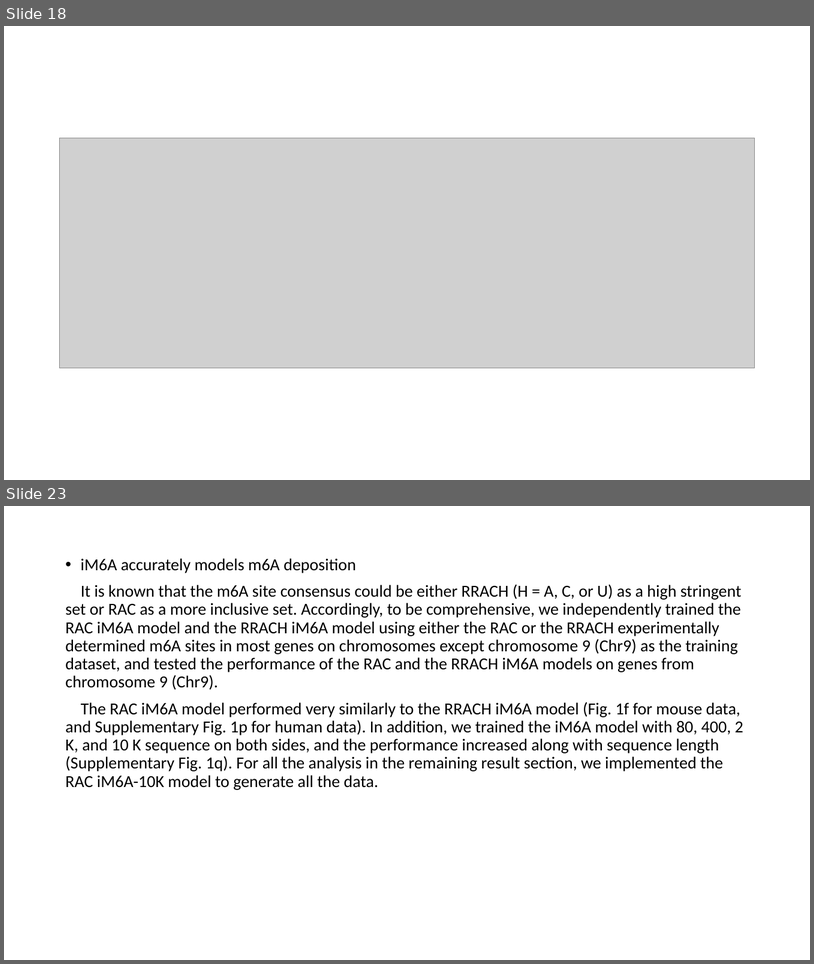
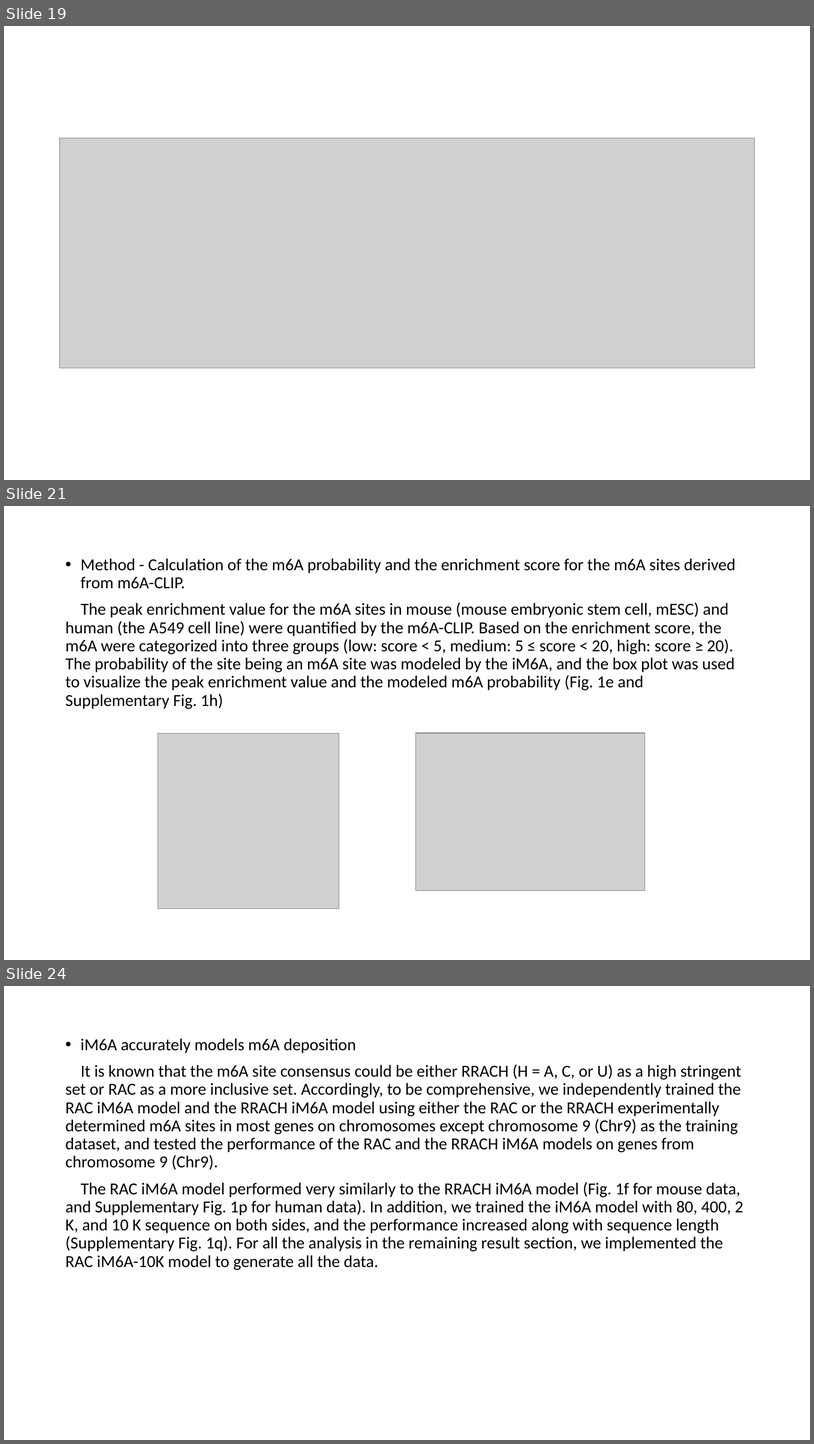
Before and after one commit to YanChengHuang/paper_implement, a slide deck: iM6A/presentation/iM6A.pptx. Shown one above the other, each under a label of ours: slides 18 and 23 before the commit, slides 19, 21 and 24 after it; the slides between them are not shown. The pictures are 814x964 and 814x1444 pixels, drawn with LibreOffice and Linux fonts; fonts in the diff are those of the drawing; grey boxes stand for pictures. Boxes give left, top, right and bottom in pixels: in the first picture for what was removed or moved away, otherwise in the second. Text is boxed around its words. In the diff, an @@ line names an element or a change of style, - is before the commit and + after.

```diff
--- a/iM6A/presentation/iM6A.pptx
+++ b/iM6A/presentation/iM6A.pptx
@@ slide 21 added at <box>4,506,810,960</box>, background #FFFFFF @@
@@ text added at <box>65,558,736,709</box>, 20 pt, text #000000 @@
+• Method - Calculation of the m6A probability and the enrichment score for the m6A sites derived from m6A-CLIP.
+The peak enrichment value for the m6A sites in mouse (mouse embryonic stem cell, mESC) and human (the A549 cell line) were quantified by the m6A-CLIP. Based on the enrichment score, the m6A were categorized into three groups (low: score < 5, medium: 5 ≤ score < 20, high: score ≥ 20). The probability of the site being an m6A site was modeled by the iM6A, and the box plot was used to visualize the peak enrichment value and the modeled m6A probability (Fig. 1e and Supplementary Fig. 1h)
@@ picture added at <box>158,733,339,909</box> @@
@@ picture added at <box>416,733,645,891</box> @@
@@ what was slide 18 is now slide 19 @@
@@ what was slide 23 is now slide 24 @@
```
Also in this commit, not shown: 6 slides changed, 3 other slides added, 3 slides removed.
